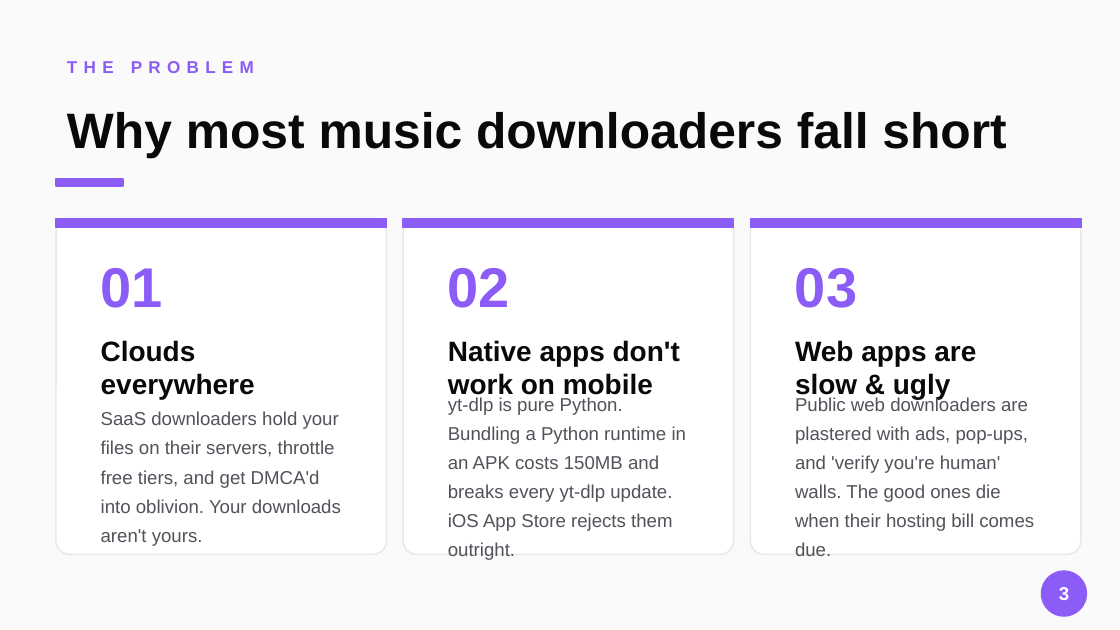
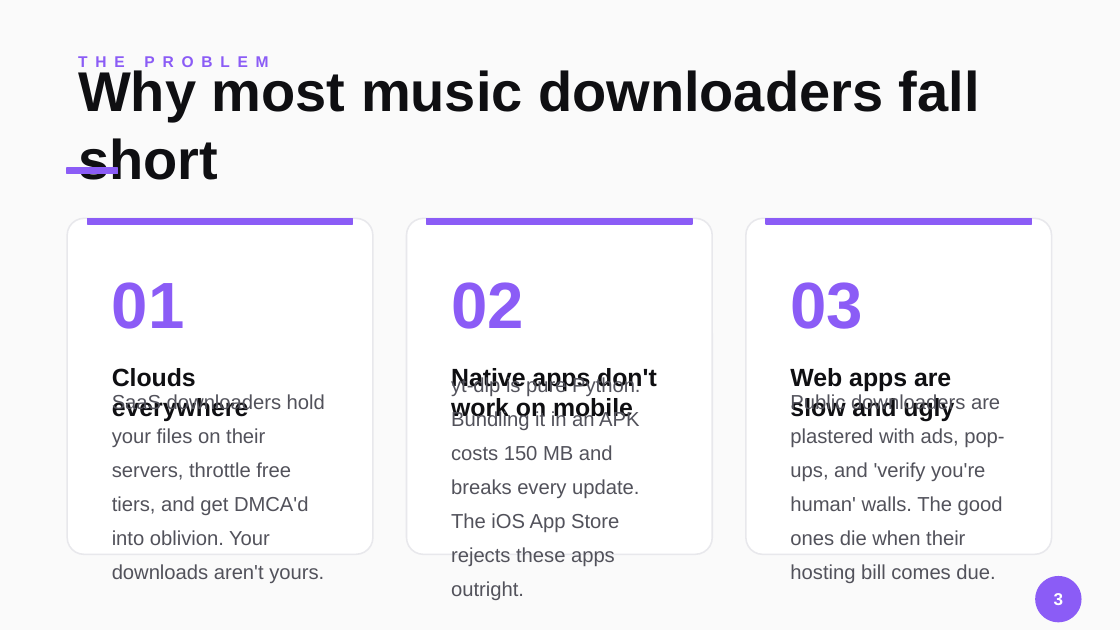
Before and after one commit to hellogunawan99/music-mate, a slide deck: slide 3 of docs/deck/output/music-mate.pptx. Drawn at 1120x630 pixels with LibreOffice and Linux fonts; fonts in the diff are those of the drawing. Boxes give left, top, right and bottom in pixels: in the first picture for what was removed or moved away, otherwise in the second. Text is boxed around its words. In the diff, an @@ line names an element or a change of style, - is before the commit and + after.

Commit message:
Aesthetic redesign of deck: shared design tokens, tighter layouts
Before: 43 shapes on the architecture slide alone, mixed type sizes
(9-80pt), inconsistent corner radii, decorative shapes competing
with content. Felt busy and unprofessional.

After: Rounded & Spacious style consistently applied across all slides.

New shared module: docs/deck/tokens.js
  - THEME: 5 contract colors (primary, secondary, accent, light, bg)
  - EX: extended neutrals (surface, line, inkSubtle, accentSoft)
  - TYPE: 6-size type scale (display 64 → caption 10)
  - SP: spacing tokens (pageMargin 0.6, cardPadding 0.3, etc.)
  - Helpers: addHeader, addPageBadge, addCard, addTagPill

Per-slide changes:
  - Cover: removed bg-color blocks, kept just one accent bar + mark
  - Agenda: vertical 2-col layout with generous 0.65 row height
  - Problem: equal-width cards (2.73in each), consistent inner padding
  - Solution: hero quote band + 2x2 pillar grid (was 4-col cramped)
  - Tech stack: 3 horizontal layer rows, pill items aligned to baseline
  - Architecture: VERTICAL flow with connector lines (was horizontal
    with 43 shapes); now 29 shapes, cleaner hierarchy
  - Features: 2x3 grid, single tag pill, single title, single body
  - 3D scene: image 60% width, side panel with bullet list
  - UI showcase: 3 image cards with consistent framing
  - Deployment: 3-step cards with dark code blocks
  - Closing: mirrors cover, brand mark + accent bar

Type scale locked to 6 sizes (was 13 different sizes). Corner radii
locked to 0.18-0.2in.

```diff
--- a/docs/deck/output/music-mate.pptx
+++ b/docs/deck/output/music-mate.pptx
@@ text "THE PROBLEM": place and size @@
-text "THE PROBLEM" at [67,61,254,73]
+text "THE PROBLEM" at [67,45,1075,78]
@@ text "THE PROBLEM" at [67,45,1075,78]: size 11 to 10 pt, letter spacing 4 to 5 pt @@
@@ text "Why most music downloaders fall ...": place and size @@
-text "Why most music downloaders fall ..." at [67,112,1006,159]
+text "Why most music downloaders fall ..." at [78,70,980,180]
@@ text "Why most music downloaders fall ..." at [78,70,980,180]: size 32 to 36 pt, text colour #09090B to #0F0F12 @@
@@ rectangle: place and size @@
-rectangle at [56,179,123,186]
+rectangle at [67,168,118,174]
@@ rounded rectangle: place and size @@
-rounded rectangle at [56,218,386,554]
+rounded rectangle at [67,218,373,554]
@@ rectangle: place and size @@
-rectangle at [56,218,386,227]
+rectangle at [87,218,353,224]
@@ rounded rectangle: place and size @@
-rounded rectangle at [403,218,734,554]
+rounded rectangle at [407,218,712,554]
@@ rectangle: place and size @@
-rectangle at [403,218,734,227]
+rectangle at [427,218,692,224]
@@ proportions changed in 3 elements at [67,218,373,554], [407,218,712,554], [746,218,1052,554] @@
@@ rounded rectangle: place and size @@
-rounded rectangle at [750,218,1081,554]
+rounded rectangle at [746,218,1052,554]
@@ rectangle: place and size @@
-rectangle at [750,218,1081,227]
+rectangle at [766,218,1032,224]
@@ size 36 to 42 pt in 3 elements at [790,282,863,329], [451,282,524,329], [112,282,185,329] @@
@@ text "01": place and size @@
-text "01" at [101,268,163,308]
+text "01" at [112,282,185,329]
@@ text "02": place and size @@
-text "02" at [448,268,510,308]
+text "02" at [451,282,524,329]
@@ text "03": place and size @@
-text "03" at [795,268,857,308]
+text "03" at [790,282,863,329]
@@ text "Clouds everywhere": place and size @@
-text "Clouds everywhere" at [101,340,255,399]
+text "Clouds everywhere" at [112,368,249,421]
@@ text "Clouds everywhere" at [112,368,249,421]: size 18 to 16 pt, text colour #09090B to #0F0F12 @@
@@ text "Native apps don't work on ..." at [451,368,657,422]: size 18 to 16 pt, text colour #09090B to #0F0F12 @@
@@ text "Native apps don't work on ...": place and size @@
-text "Native apps don't work on ..." at [448,340,680,399]
+text "Native apps don't work on ..." at [451,368,657,422]
@@ text at [451,376,640,600]: text changed; size 12 to 13 pt @@
-yt-dlp is pure Python. Bundling a Python runtime in an APK costs 150MB and breaks every yt-dlp update. iOS App Store rejects them outright.
+yt-dlp is pure Python. Bundling it in an APK costs 150 MB and breaks every update. The iOS App Store rejects these apps outright.
@@ text at [790,368,954,422]: text changed; size 18 to 16 pt; text colour #09090B to #0F0F12 @@
-Web apps are slow & ugly
+Web apps are slow and ugly
@@ text "SaaS downloaders hold your files ...": place and size @@
-text "SaaS downloaders hold your files ..." at [101,411,341,546]
+text "SaaS downloaders hold your files ..." at [112,393,325,583]
@@ text "SaaS downloaders hold your files ..." at [112,393,325,583]: size 12 to 13 pt; line spacing 1.3 to 1.4 @@
@@ text at [790,393,1004,583]: text changed; size 12 to 13 pt @@
-Public web downloaders are plastered with ads, pop-ups, and 'verify you're human' walls. The good ones die when their hosting bill comes due.
+Public downloaders are plastered with ads, pop-ups, and 'verify you're human' walls. The good ones die when their hosting bill comes due.
@@ text "3" at [1054,593,1064,605]: size 12 to 11 pt @@
@@ ellipse: place and size @@
-ellipse at [1042,571,1086,616]
+ellipse at [1036,577,1081,622]
```
Also in this commit, not shown: 10 other slides changed, 13 other files.
